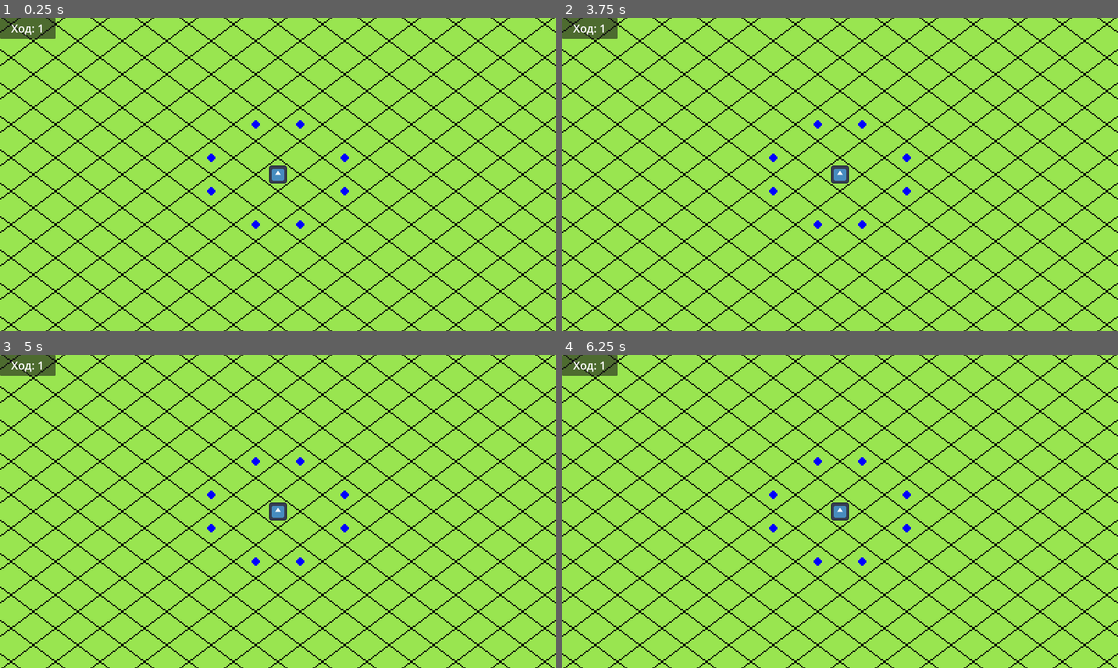
Above: before the commit, frames 1-4 (two rows, left to right).
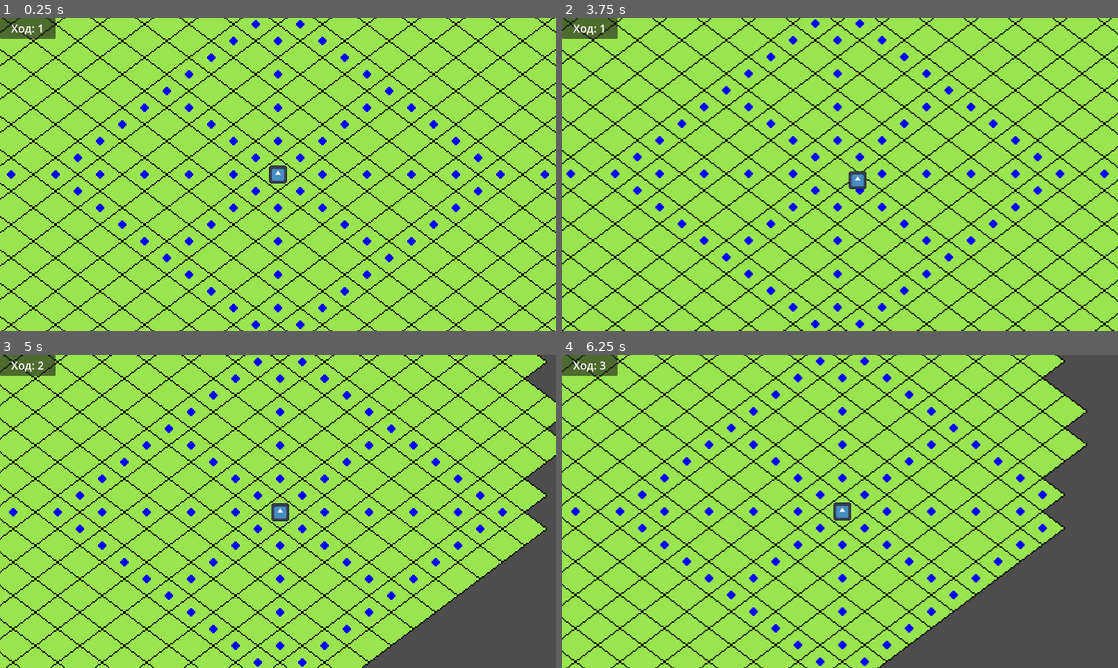
Above: after the commit, the same moments.

Repository: AlexColbaster/Chess-System-Godot-4.4
Game: Godot game, scene res://scenes/main.tscn
Two runs of this game, one before a commit and one after it. Both use one fixed random seed, a clock stepped at 60 frames per second and the inputs below. The engine's default icon, where the game draws it, is replaced by a stand-in: a white triangle on a blue panel in a dark square.
Inputs (mouse positions are in pixels of both pictures, inside the frame that each line leads up to):
- Up to frame 1 (0.25 s): no input
- Up to frame 2 (3.75 s): tap Enter at 0.5, 2, 3.5 s; move the mouse to (962, 158) at 0.52 s; click (962, 158) at 0.67 s; tap Space at 1.25, 2.75 s; move the mouse to (728, 190) at 1.27 s; click (728, 190) at 1.42 s; move the mouse to (895, 105) at 2.02 s; click (895, 105) at 2.17 s; move the mouse to (812, 237) at 2.77 s; click (812, 237) at 2.92 s; move the mouse to (1006, 221) at 3.52 s; click (1006, 221) at 3.67 s
- Up to frame 3 (5 s): move the mouse to (111, 464) at 4.27 s; click (111, 464) at 4.42 s
- Up to frame 4 (6.25 s): move the mouse to (867, 511) at 5.02 s; click (867, 511) at 5.17 s; move the mouse to (756, 433) at 5.77 s; click (756, 433) at 5.92 s

The runs differ from the first frame. In frame 1, 2.1% of the frame differs, in the area x 1-99%, y 0-100%; in frame 2, 19%; in frame 3, 23%; in frame 4, 35%, in the area x 0-100%, y 0-100%.

Commit message:
clean global

Diff:
--- a/scenes/main.tscn
+++ b/scenes/main.tscn
@@ -2,7 +2,7 @@
 
 [ext_resource type="Texture2D" uid="uid://dg77a312phrbq" path="res://sprites/tileset.png" id="1_jyhfs"]
 [ext_resource type="PackedScene" uid="uid://blismnb8ngrb" path="res://scenes/player.tscn" id="2_0wfyh"]
-[ext_resource type="Resource" uid="uid://dvtk2wxhp8blo" path="res://chess_figures/horse.tres" id="3_sugp2"]
+[ext_resource type="Resource" uid="uid://y8p82ys42r38" path="res://chess_figures/OMEGA_PEPEGA.tres" id="3_sugp2"]
 
 [sub_resource type="TileSetAtlasSource" id="TileSetAtlasSource_pjrb6"]
 texture = ExtResource("1_jyhfs")
--- a/scripts/controller.gd
+++ b/scripts/controller.gd
@@ -9,5 +9,5 @@
 func _init(_entity:Node2D) -> void:
 	entity = _entity
 
-func move(tile_pos:Vector2):
+func move(_tile_pos:Vector2):
 	pass
--- a/scripts/global.gd
+++ b/scripts/global.gd
@@ -4,7 +4,7 @@
 @onready var player:Player = get_tree().current_scene.get_node("Player")
 
 # получение тайлов на отрезке
-func get_tiles_on_line(tilemap: TileMapLayer, from: Vector2, to:Vector2) -> Array:
+func get_tiles_on_line(from: Vector2, to:Vector2) -> Array:
 	var tiles := []
 	var space = tilemap.get_world_2d().direct_space_state
 	var params = PhysicsRayQueryParameters2D.new()
@@ -12,14 +12,12 @@
 	params.to = to
 	params.collide_with_areas = true
 	var result = space.intersect_ray(params)
-
+	var direction = (to - from).normalized()
 	while result:
 		var tile_pos = tilemap.local_to_map(result.position)
 		if not tile_pos in tiles:
 			tiles.append(tile_pos)
-
-		# Сдвигаем начало луча чуть дальше точки столкновения
-		var direction = (to - from).normalized()
+		# сдвигаем начало луча чуть дальше точки столкновения
 		params.from += direction
 		result = space.intersect_ray(params)
 
--- a/scripts/input_handler.gd
+++ b/scripts/input_handler.gd
@@ -19,7 +19,7 @@
 		var pl_tile_pos := Global.tilemap.local_to_map(Global.player.position)
 		var from = Global.tilemap.map_to_local(pl_tile_pos + move_line.from)
 		var to = Global.tilemap.map_to_local(pl_tile_pos + move_line.to)
-		var tiles_on_line = Global.get_tiles_on_line(Global.tilemap, from, to)
+		var tiles_on_line = Global.get_tiles_on_line(from, to)
 		for tile:Vector2i in tiles_on_line:
 			if not tile in can_click_array and pl_tile_pos != tile:
 				can_click_array += [tile]
